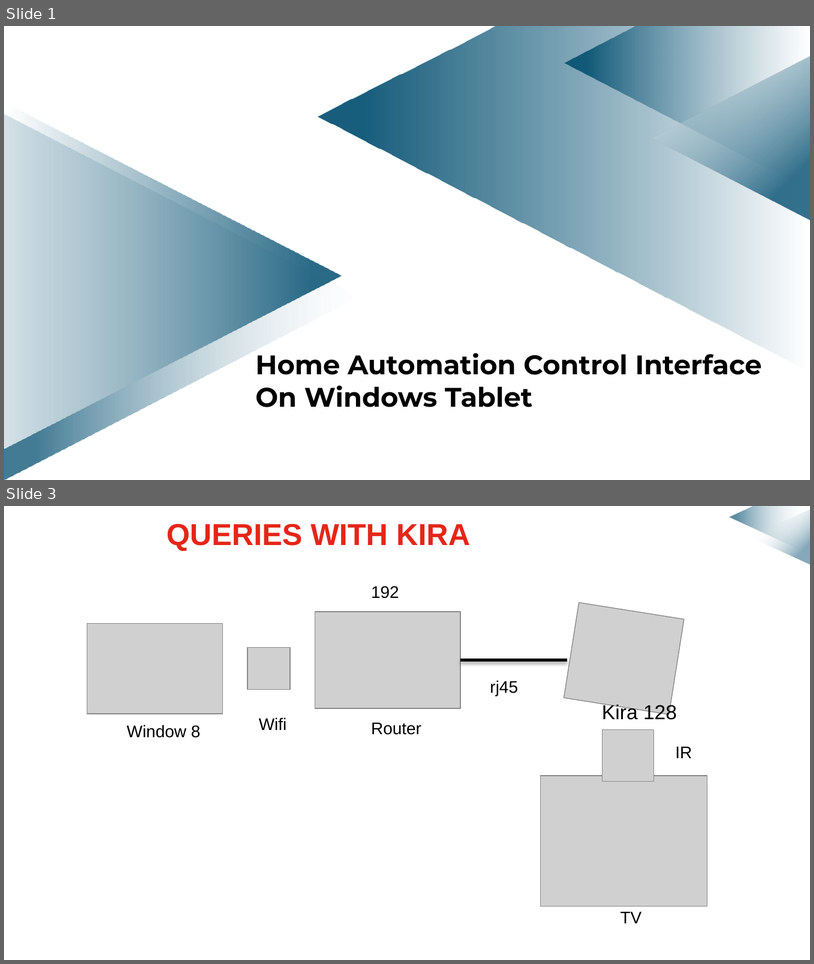
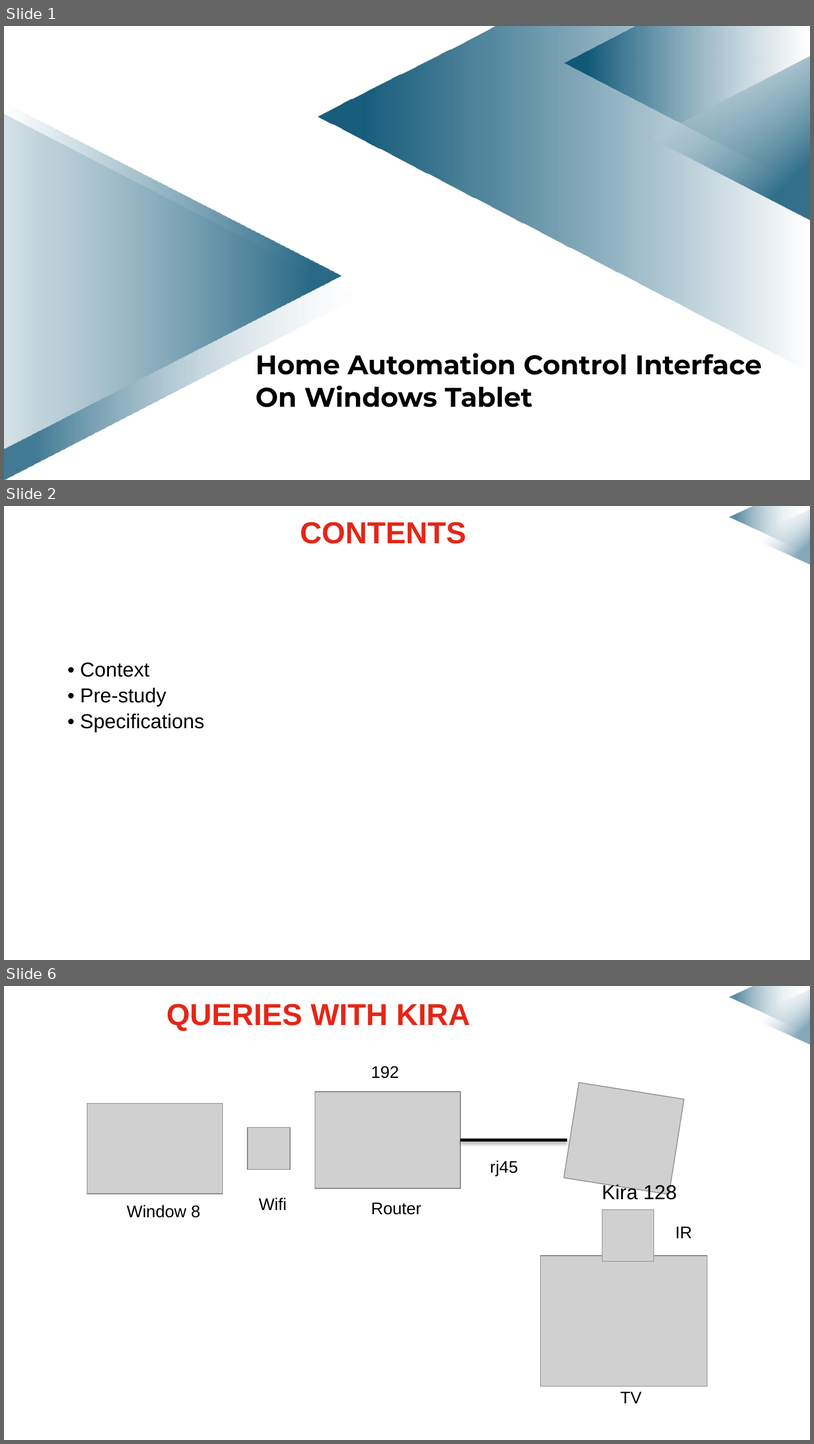
Before and after one commit to mmeven/EP_Domotique_Tablette, a slide deck: Rendu/Diapo_prototype_janvier.pptx. Shown one above the other, each under a label of ours: slides 1 and 3 before the commit, slides 1, 2 and 6 after it; the slides between them are not shown. The pictures are 814x964 and 814x1444 pixels, drawn with LibreOffice and Linux fonts; fonts in the diff are those of the drawing; grey boxes stand for pictures; background and template pictures are left out. Boxes give left, top, right and bottom in pixels: in the first picture for what was removed or moved away, otherwise in the second. Text is boxed around its words. In the diff, an @@ line names an element or a change of style, - is before the commit and + after.

```diff
--- a/Rendu/Diapo_prototype_janvier.pptx
+++ b/Rendu/Diapo_prototype_janvier.pptx
@@ slide 2 added at <box>4,506,810,960</box>, background #FFFFFF; not listed: 2 template elements that a slide beside it also shows @@
@@ title added at <box>300,522,467,544</box>, 27 pt, text #E42618, bold @@
+CONTENTS
@@ text added at <box>80,662,204,732</box>, 18 pt, text #000000 @@
+• Context
+• Pre-study
+• Specifications
@@ what was slide 3 is now slide 6 @@
```
Also in this commit, not shown: 1 slide changed, 3 other slides added, 1 other file.
